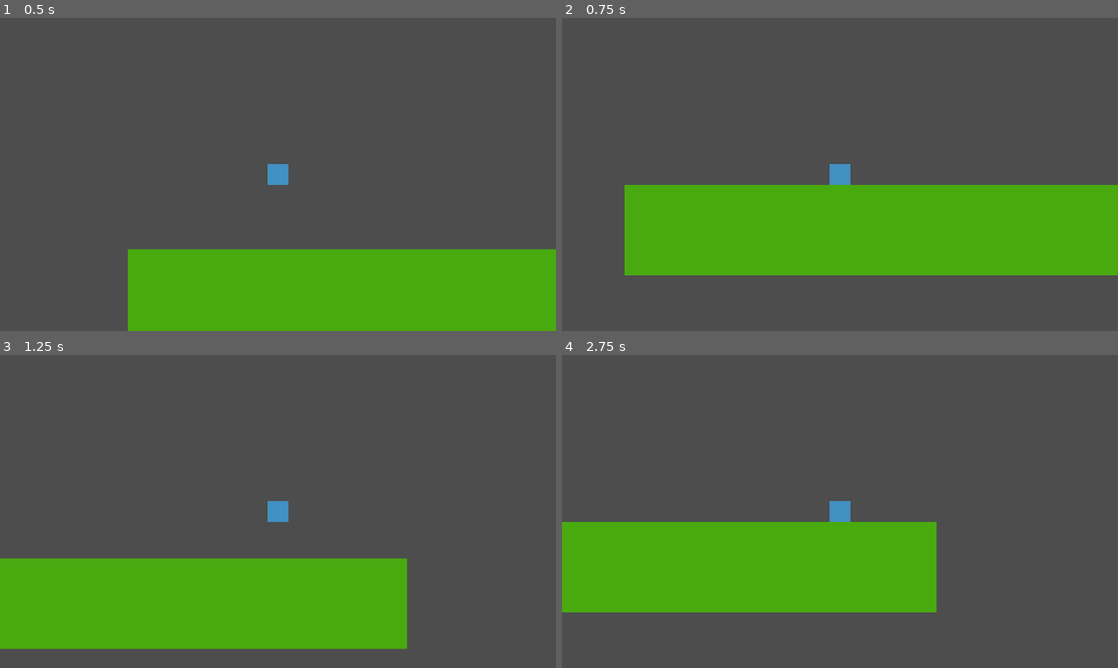
Above: before the commit, frames 1-4 (two rows, left to right).
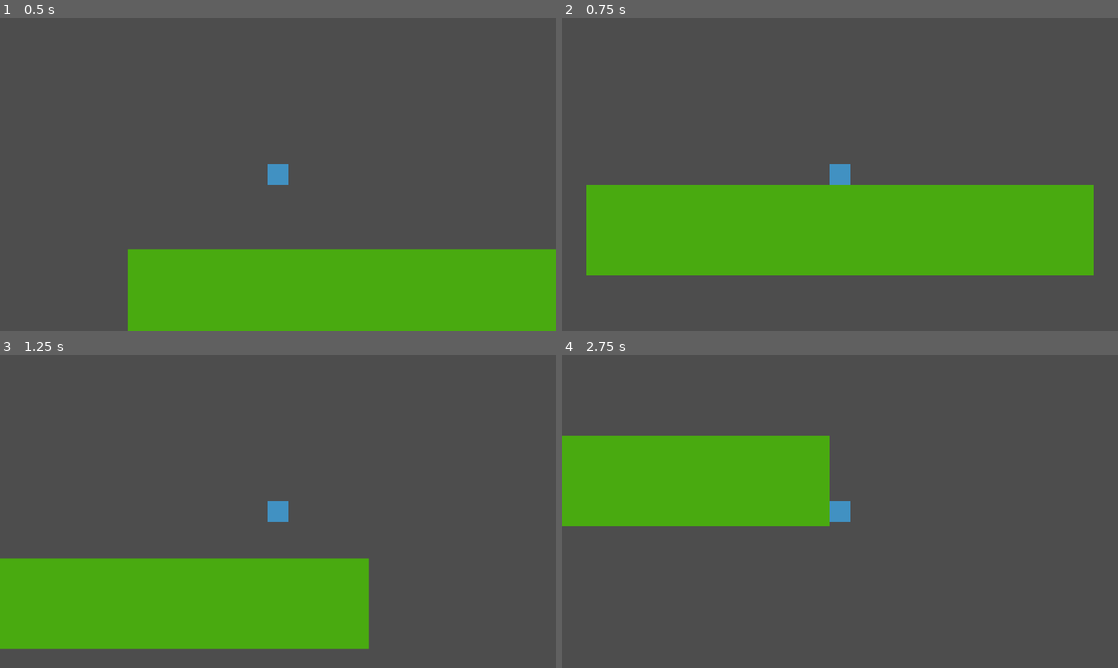
Above: after the commit, the same moments.

Repository: Robbit2/Winter-Melon-Jam-2023-Game
Game: Godot game, scene res://Scenes/main.tscn
The game is run twice, just before and just after one commit, with the same random seed, the same clock (stepped at 60 frames per second) and the same inputs.
Inputs:
- Up to frame 1 (0.5 s): no input
- Up to frame 2 (0.75 s): hold D (right) from 0.53 s (still down); tap Shift (dash) at 0.6 s
- Up to frame 3 (1.25 s): keep holding D (right); tap W (jump) at 0.77 s
- Up to frame 4 (2.75 s): tap Shift (dash) at 1.35, 2.1 s; tap W (jump) at 1.52 s; release D (right) at 2.03 s; hold A (left) from 2.03 s (still down)

Frame 1 is identical in both runs. In frame 2, 3.2% of the frame differs, in the area x 4-100%, y 53-83%; in frame 3, 2.0%; in frame 4, 32%, in the area x 0-68%, y 25-83%.

Commit message:
added dash
player can now dash (shift / x) in either x direction

Diff:
--- a/Scenes/Entities/player.gd
+++ b/Scenes/Entities/player.gd
@@ -1,15 +1,28 @@
 extends CharacterBody2D
 
+@onready var sprite = $Sprite
 
 const SPEED = 750.0
 const JUMP_VELOCITY = -400.0
 var jumps = 2
+var dashing = 0
 
 # Get the gravity from the project settings to be synced with RigidBody nodes.
 var gravity = ProjectSettings.get_setting("physics/2d/default_gravity")
 
+func dash(direction):
+	if direction:
+		dashing = 6000 * direction
+	velocity.x = dashing
+
+
+
 
 func _physics_process(delta):
+	if abs(dashing) > 5000:
+		if abs(dashing) == 5100:
+			velocity.x *= 0.1
+
 	# gravity
 	if not is_on_floor():
 		velocity.y += gravity * delta
@@ -27,6 +40,11 @@
 	if direction:
 		velocity.x = direction * SPEED
 	else:
-		velocity.x = move_toward(velocity.x, 0, SPEED)
+		velocity.x = move_toward(velocity.x, 0, SPEED / 5)
+
+	if Input.is_action_just_pressed("dash") and not dashing:
+		dash(direction)
+
+	dashing = move_toward(dashing, 0, 50)
 
 	move_and_slide()
--- /dev/null
+++ b/Scenes/dash_line.gd
@@ -0,0 +1,23 @@
+class_name Trail
+extends Line2D
+
+const MAX_POINTS: int = 2000
+@onready var curve := Curve2D.new()
+
+# Called every frame. 'delta' is the elapsed time since the previous frame.
+func _process(delta):
+	curve.add_point(get_parent().position)
+	if curve.get_baked_points().size() > MAX_POINTS:
+		curve.remove_point(0)
+	points = curve.get_baked_points()
+
+func stop() -> void:
+	set_process(false)
+	var tw = get_tree().create_tween()
+	tw.tween_property(self, "modulate:a", 0.0, 3.0)
+	await tw.finished
+	queue_free()
+
+static func create() -> Trail:
+	var scn = preload("res://Scenes/dash_line.tscn")
+	return scn.instantiate()
